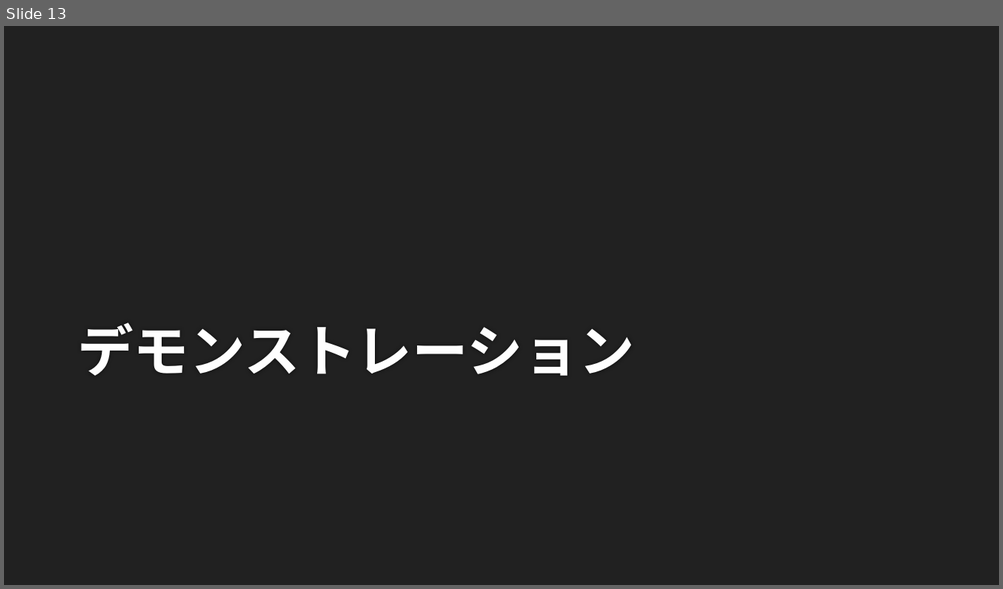
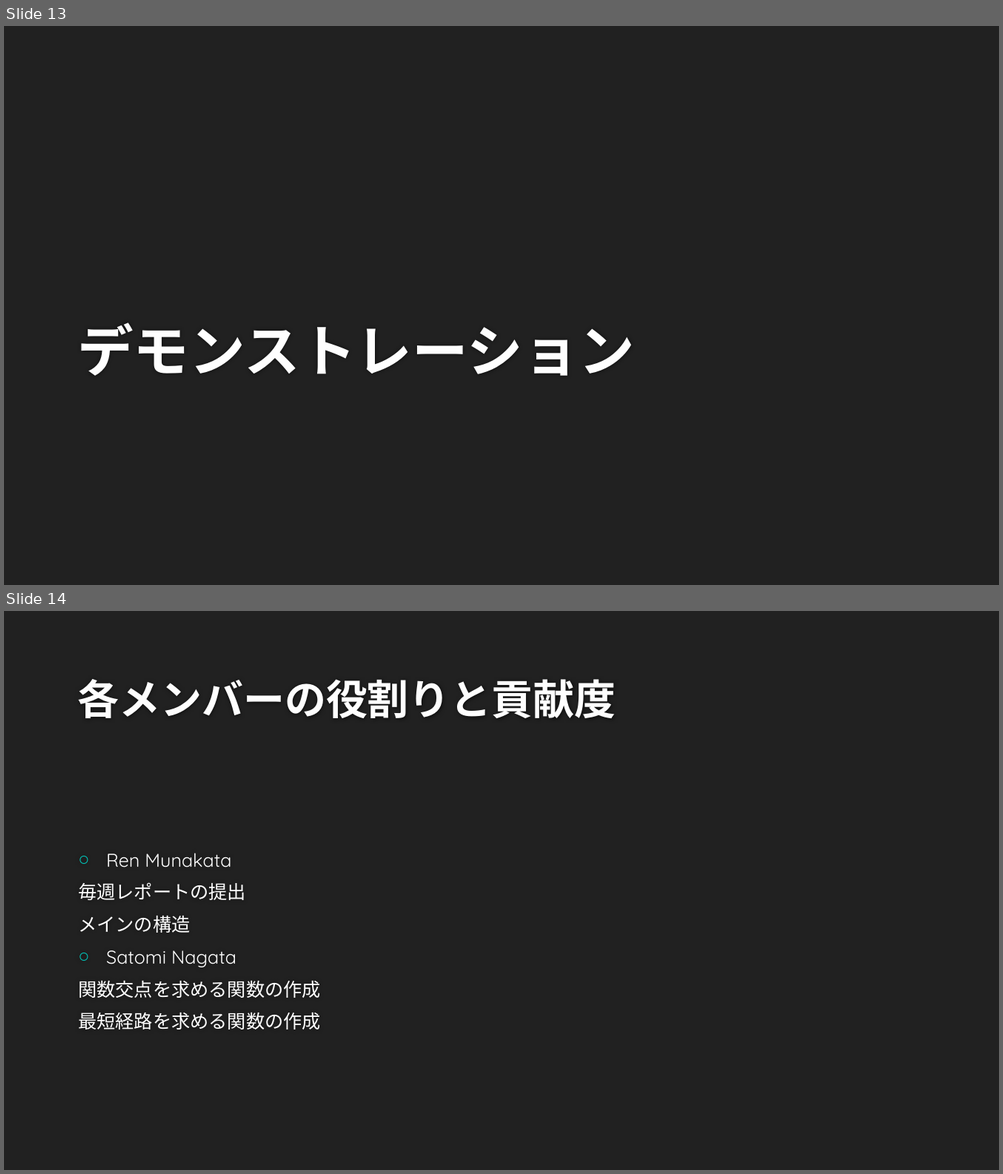
Before and after one commit to ie03-aizu-2019/ie03project-team_linearsystem, a slide deck: ソフトウェア総合演習.pptx. Shown one above the other, each under a label of ours: slide 13 before the commit, slides 13 and 14 after it. The pictures are 1003x589 and 1003x1174 pixels, drawn with LibreOffice and Linux fonts; fonts in the diff are those of the drawing; background and template pictures are left out. Boxes give left, top, right and bottom in pixels: in the first picture for what was removed or moved away, otherwise in the second. Text is boxed around its words. In the diff, an @@ line names an element or a change of style, - is before the commit and + after.

```diff
--- a/ソフトウェア総合演習.pptx
+++ b/ソフトウェア総合演習.pptx
@@ slide 14 added at <box>4,611,999,1170</box>, background #212121 @@
@@ title added at <box>77,679,615,718</box>, 40 pt, text #FEFEFE, bold @@
+各メンバーの役割りと貢献度
@@ text added at <box>78,853,321,1030</box>, 18 pt, text #FFFFFF @@
+○ Ren Munakata
+毎週レポートの提出
+メインの構造
+○ Satomi Nagata
+関数交点を求める関数の作成
+最短経路を求める関数の作成
```
Also in this commit, not shown: 3 slides changed, 1 other slide added.
